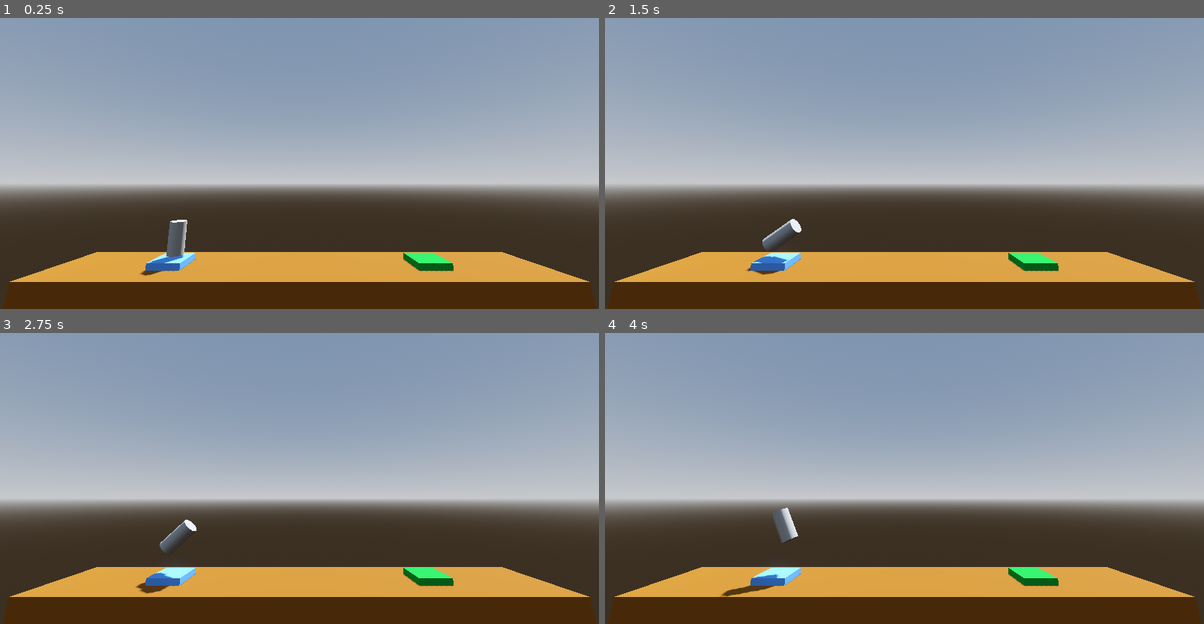
Above: before the commit, frames 1-4 (two rows, left to right).
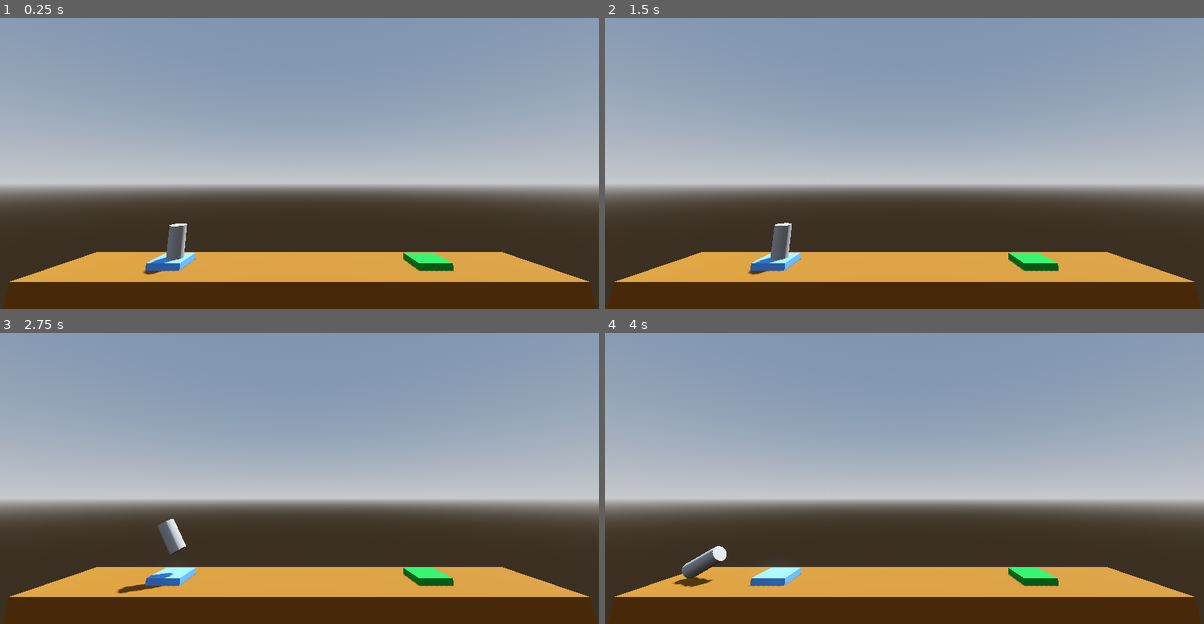
Above: after the commit, the same moments.

Repository: Velcronator/ProjectBoostGodot
Game: Godot game, scene res://Level/level.tscn
Two runs of this game, one before a commit and one after it. Both use one fixed random seed, a clock stepped at 60 frames per second and the inputs below. This scene is started directly instead of the project's main scene.
Inputs:
- Up to frame 1 (0.25 s): no input
- Up to frame 2 (1.5 s): tap Enter (ui_accept) at 0.5, 1.35 s; hold Enter (ui_accept) 0.53-1.28 s; hold Right (ui_right) from 0.53 s (still down)
- Up to frame 3 (2.75 s): tap Enter (ui_accept) at 1.52, 1.82 s; release Right (ui_right) at 2.03 s; hold Left (ui_left) from 2.03 s (still down); hold Enter (ui_accept) from 2.03 s (still down)
- Up to frame 4 (4 s): keep holding Left (ui_left); release Enter (ui_accept) at 2.78 s; tap Enter (ui_accept) at 2.85, 3.02, 3.32 s; hold Enter (ui_accept) from 3.53 s (still down)

The runs differ from the first frame. In frame 1, 0.1% of the frame differs, in the area x 23-32%, y 69-89%; in frame 2, 0.5%; in frame 3, 0.6%; in frame 4, 1.0%, in the area x 11-33%, y 60-91%.

Commit message:
RigidBody3D and Physics

Diff:
--- a/Level/Player.gd
+++ b/Level/Player.gd
@@ -1,11 +1,11 @@
-extends Node3D
+extends RigidBody3D
 
 func _process(delta: float) -> void:
 	if Input.is_action_pressed("ui_accept"):
-		position.y += delta
+		apply_central_force(basis.y * delta * 1000.0)
 
 	if Input.is_action_pressed("ui_left"):
-		rotate_z(delta)
+		apply_torque(Vector3(0,0,100 * delta))
 
 	if Input.is_action_pressed("ui_right"):
-		rotate_z(-delta)
+		apply_torque(Vector3(0,0,-100 * delta))
--- a/Level/player.tscn
+++ b/Level/player.tscn
@@ -1,12 +1,22 @@
-[gd_scene load_steps=3 format=3 uid="uid://cir42s7nrsiqq"]
+[gd_scene load_steps=4 format=3 uid="uid://cir42s7nrsiqq"]
 
 [ext_resource type="Script" path="res://Level/Player.gd" id="1_a4aas"]
 
 [sub_resource type="CylinderMesh" id="CylinderMesh_bfqe8"]
 
-[node name="Player" type="Node3D"]
-transform = Transform3D(1, 0, 0, 0, 1, 0, 0, 0, 1, 0, 0, 0)
+[sub_resource type="CylinderShape3D" id="CylinderShape3D_na6xk"]
+
+[node name="Player" type="RigidBody3D"]
+axis_lock_linear_z = true
+axis_lock_angular_x = true
+axis_lock_angular_y = true
+linear_damp = 1.0
+angular_damp = 3.0
 script = ExtResource("1_a4aas")
 
 [node name="MeshInstance3D" type="MeshInstance3D" parent="."]
 mesh = SubResource("CylinderMesh_bfqe8")
+
+[node name="CollisionShape3D" type="CollisionShape3D" parent="."]
+transform = Transform3D(1, 0, 0, 0, 1, 0, 0, 0, 1, 0, 0.0336852, 0)
+shape = SubResource("CylinderShape3D_na6xk")
